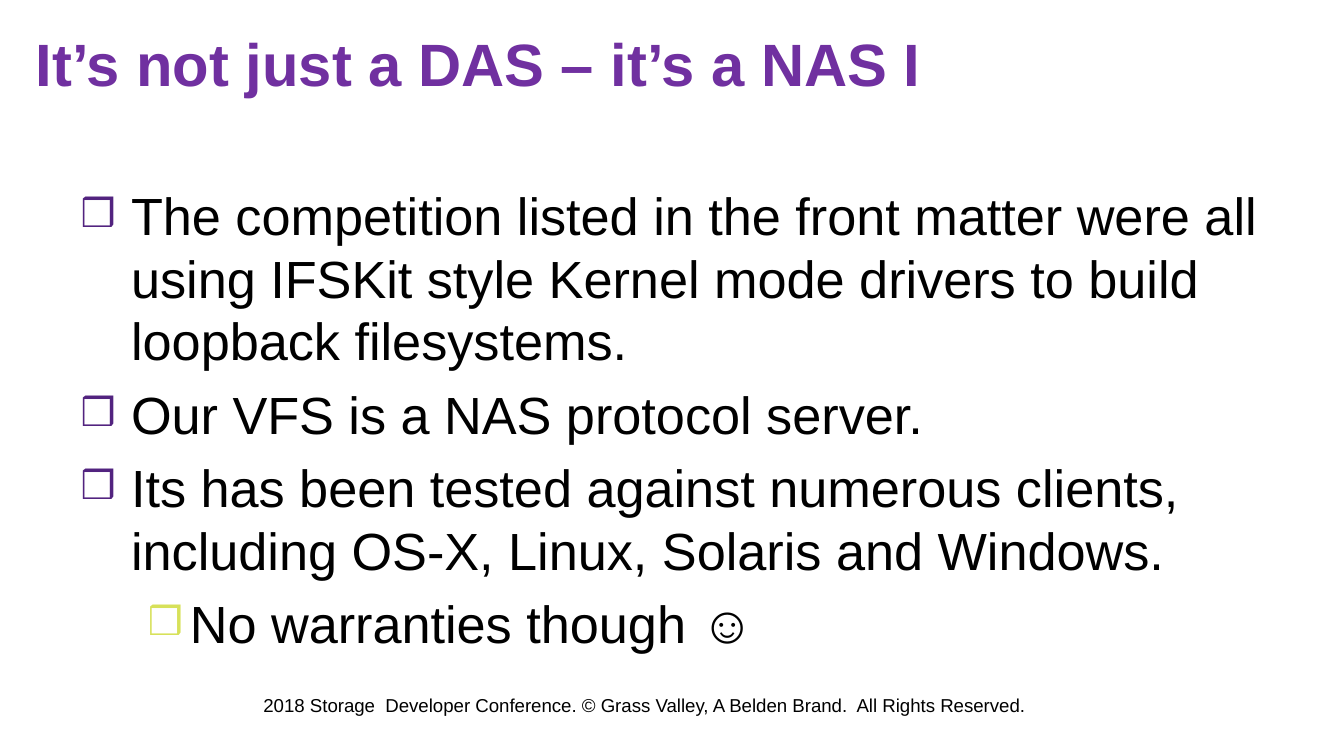
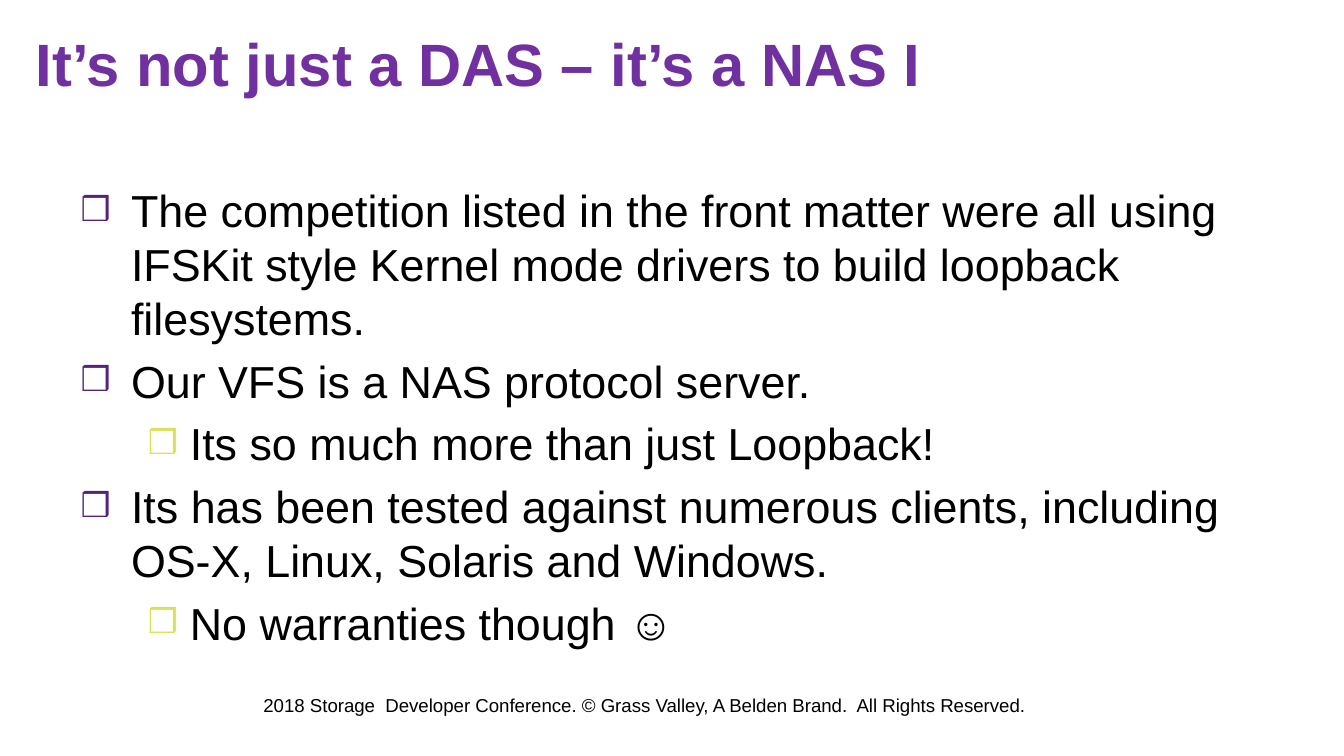
Before and after one commit to DrJWCain/VFS, a slide deck: slide 42 of SNIA SDC 2018.pptx. Drawn at 1344x756 pixels with LibreOffice and Linux fonts; fonts in the diff are those of the drawing; background and template pictures are left out. Boxes give left, top, right and bottom in pixels: in the first picture for what was removed or moved away, otherwise in the second. Text is boxed around its words. In the diff, an @@ line names an element or a change of style, - is before the commit and + after.

```diff
--- a/SNIA SDC 2018.pptx
+++ b/SNIA SDC 2018.pptx
@@ text at (131, 194, 1219, 583): size 28 to 24 pt in "The competition listed in the front matter ...", "Our VFS is a NAS protocol server.", "Its has been tested against numerous clients, ...", "No warranties though ☺" @@
@@ text at (190, 427, 935, 469): paragraph added @@
+  ❒ Its so much more than just Loopback!
```
Also in this commit, not shown: 3 other slides changed, 1 other file.
